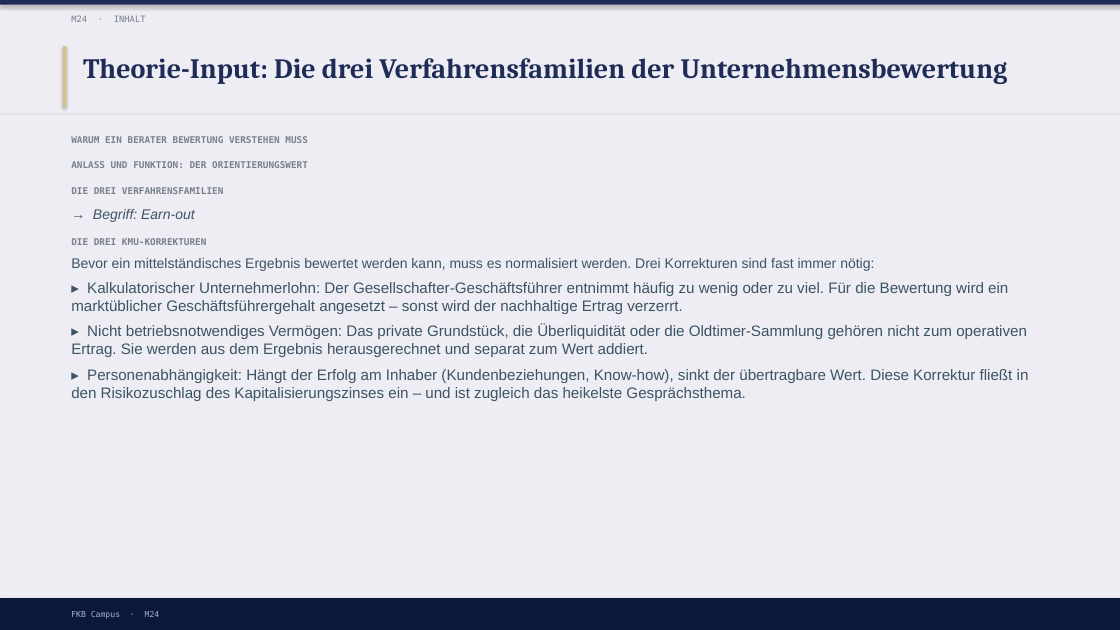
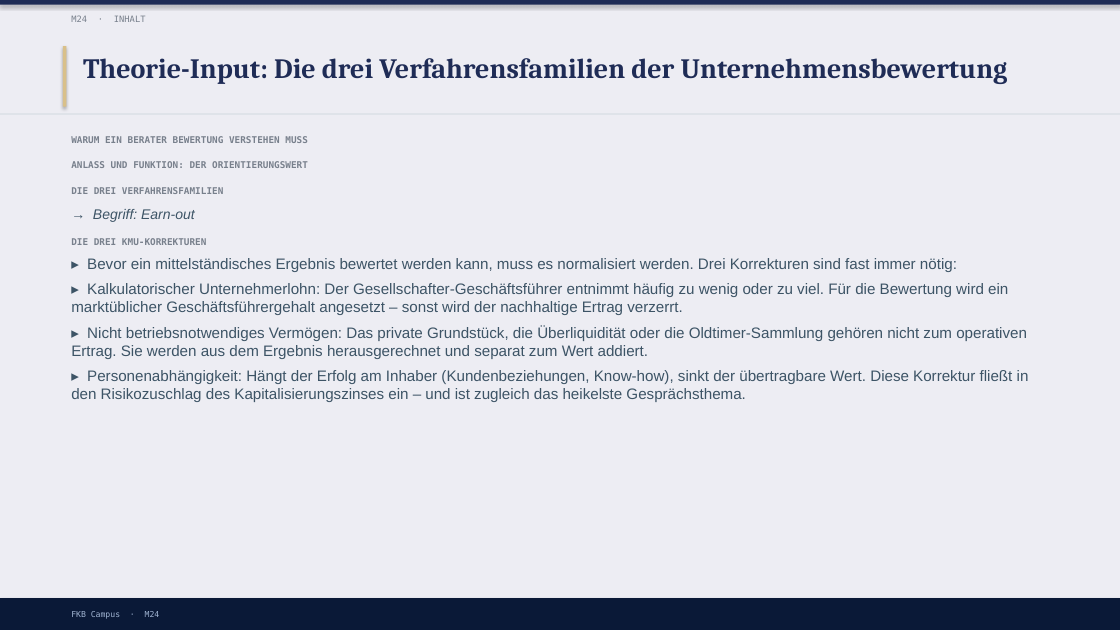
Before and after one commit to ck5rqc47pr-byte/firmenkundenakademie-online, a slide deck: slide 5 of protected-downloads/praesentation/M24.pptx. Drawn at 1120x630 pixels with LibreOffice and Linux fonts; fonts in the diff are those of the drawing. Boxes give left, top, right and bottom in pixels: in the first picture for what was removed or moved away, otherwise in the second. Text is boxed around its words. In the diff, an @@ line names an element or a change of style, - is before the commit and + after.

```diff
--- a/protected-downloads/praesentation/M24.pptx
+++ b/protected-downloads/praesentation/M24.pptx
@@ text at box(87, 258, 957, 272): text changed; size 12 to 13 pt @@
-Bevor ein mittelständisches Ergebnis bewertet werden kann, muss es normalisiert werden. Drei Korrekturen sind fast immer nötig:
+▸ Bevor ein mittelständisches Ergebnis bewertet werden kann, muss es normalisiert werden. Drei Korrekturen sind fast immer nötig:
```
Also in this commit, not shown: 2 other files.
